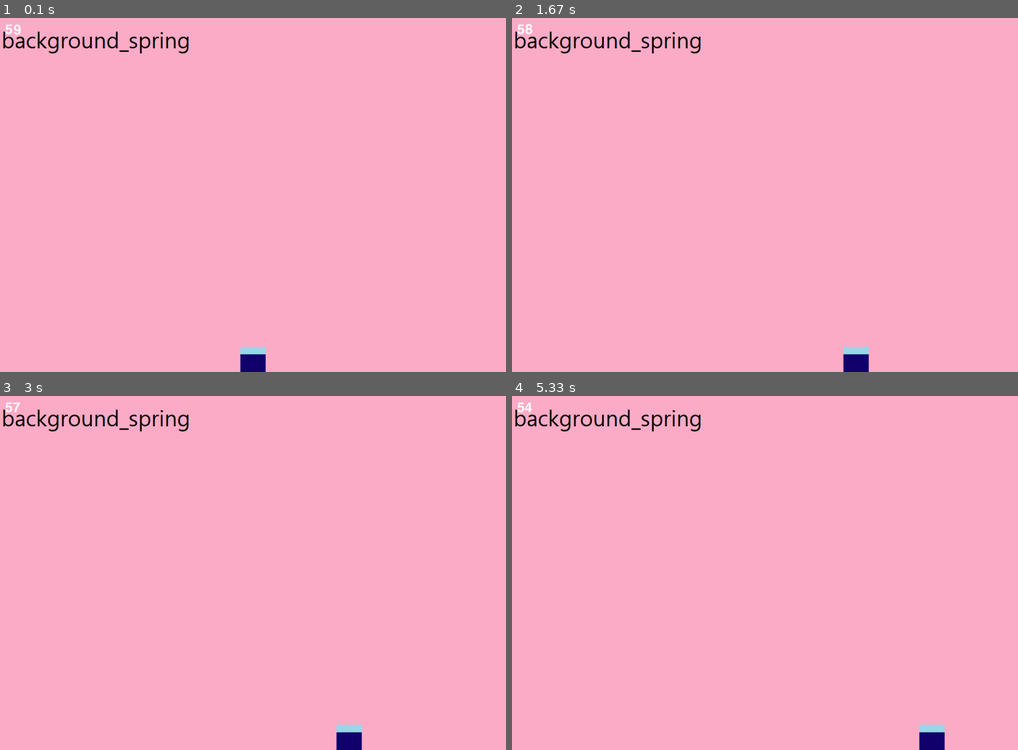
Above: before the commit, frames 1-4 (two rows, left to right).
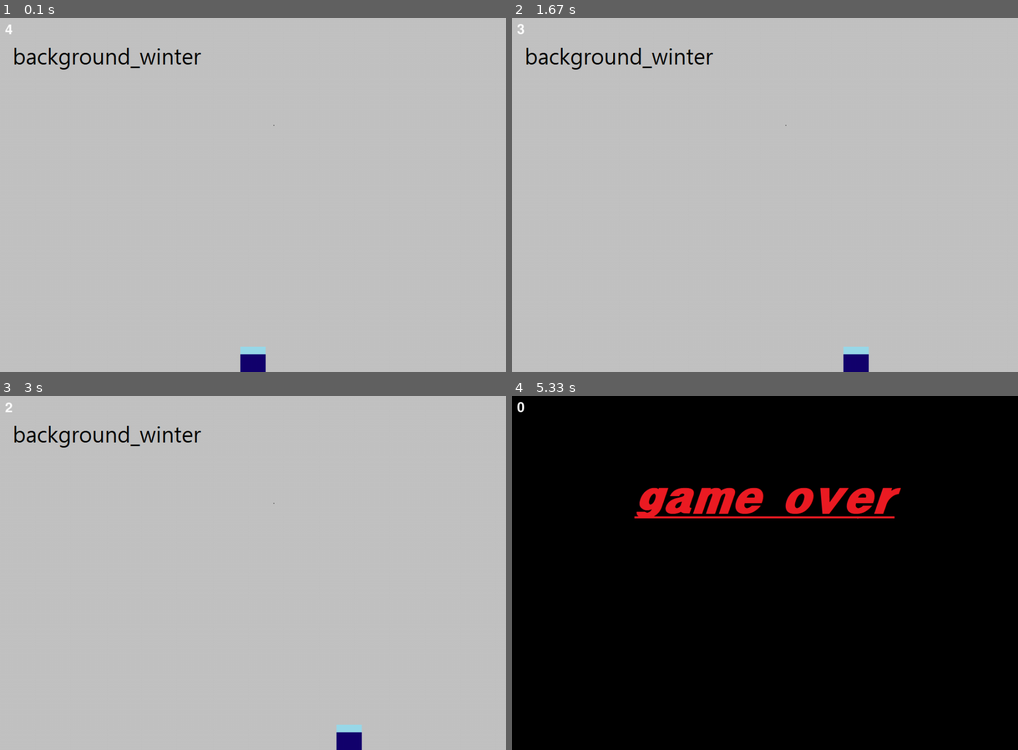
Above: after the commit, the same moments.

Repository: Burna0912/team_project
Game: pygame game, started from workspace/boo_pygame.py
Same seed, same stepped clock (60 frames per second), same inputs: the game is played once before the commit and once after it.
Inputs:
- Up to frame 1 (0.1 s): no input
- Up to frame 2 (1.67 s): hold Right 0.33-0.8 s; hold Right 0.83-1.3 s; hold Left from 1.33 s (still down)
- Up to frame 3 (3 s): release Left at 1.87 s; hold Left 1.9-2.3 s; hold Right 2.33-2.97 s
- Up to frame 4 (5.33 s): hold Left 3-3.47 s; hold Right 3.5-3.97 s; hold Right 4-4.47 s

The runs differ from the first frame. In frame 1, 100% of the frame differs, in the area x 0-100%, y 0-100%; in frame 2, 100%; in frame 3, 100%; in frame 4, 100%.

Commit message:
BOO delete

Diff:
--- a/workspace/boo_pygame.py
+++ b/workspace/boo_pygame.py
@@ -48,7 +48,7 @@
 game_font = pygame.font.Font(None, 40)
 
 # 총 시간
-total_time = 60
+total_time = 5
 
 # 시작 시간
 start_ticks = pygame.time.get_ticks()
@@ -102,7 +102,7 @@
     elif (total_time-elapsed_time) >0:
         screen.blit(background_winter,(0,0))
     else:
-
+        BOO_x_position = 10000
         screen.blit(GameOver,(0,0)) #남은 시간이 0 이하일 경우 게임 오버 화면이 나오도록 했지만 작동하지 않는다. 왜지?
         #running = False
         #남은 시간이 0일 경우 게임이 종료되도록 했지만 작동하지 않는다.
